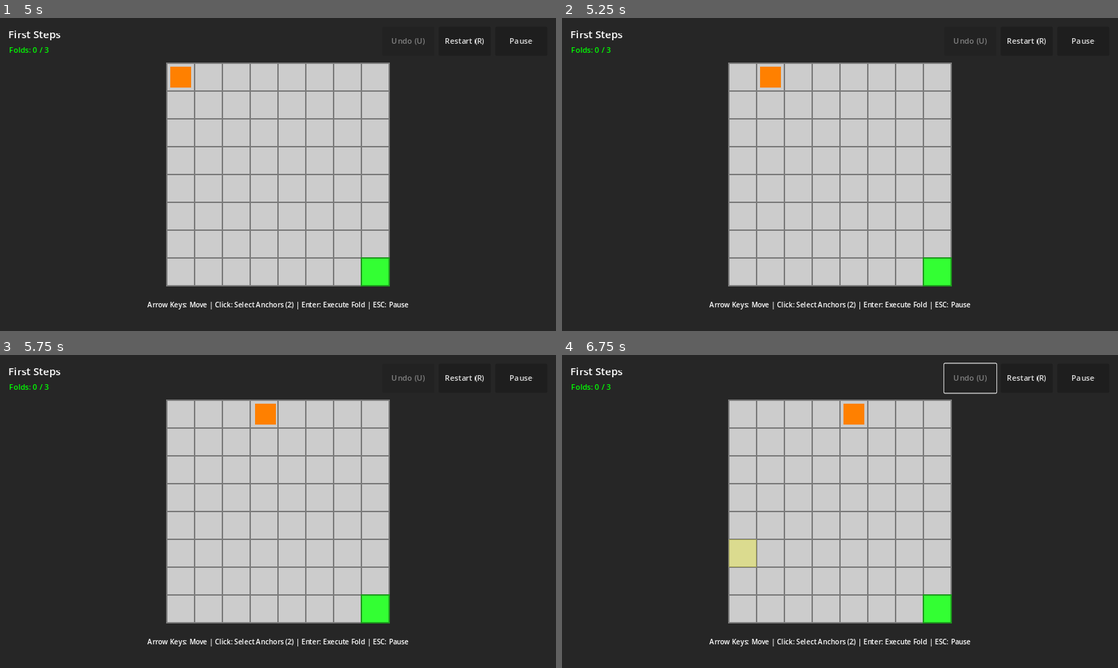
Above: before the commit, frames 1-4 (two rows, left to right).
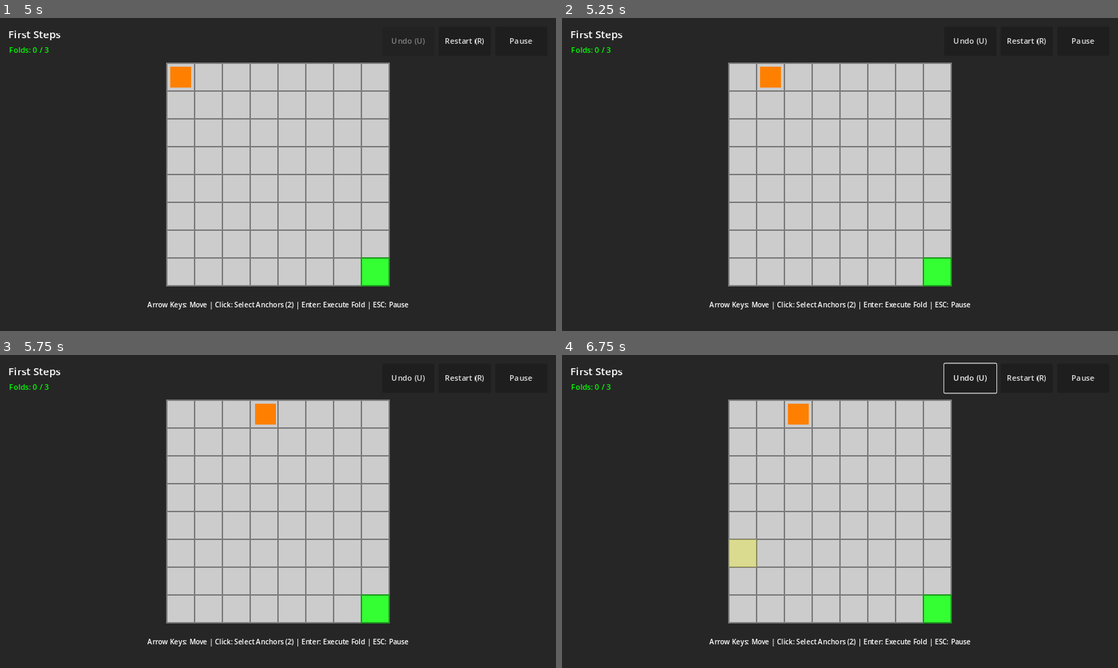
Above: after the commit, the same moments.

Repository: absent-mynd/puzzle
Game: Godot game, scene res://scenes/ui/MainMenu.tscn
The game is run twice, just before and just after one commit, with the same random seed, the same clock (stepped at 60 frames per second) and the same inputs.
Inputs (mouse positions are in pixels of both pictures, inside the frame that each line leads up to):
- Up to frame 1 (5 s): click "Play Campaign" at 0.5 s; click "Restart (R)" at 1.25 s; click "Restart (R)" at 2 s; click "Restart (R)" at 2.75 s; click "Pause" at 3.5 s; click "Restart Level" at 4.25 s
- Up to frame 2 (5.25 s): tap Enter (ui_accept) at 5 s; move the mouse to (962, 158) at 5.02 s; hold Right (ui_right) from 5.03 s (still down); hold Shift from 5.03 s (still down); click (962, 158) at 5.17 s
- Up to frame 3 (5.75 s): keep holding Right (ui_right); keep holding Shift; tap Enter (ui_accept) at 5.27 s
- Up to frame 4 (6.75 s): release Right (ui_right) at 5.75 s; release Shift at 5.75 s; click (967, 376) at 5.75 s, where only the run after the commit has a clickable "Undo (U)"; tap Enter (ui_accept) at 6.5 s; drag from (728, 527) to (812, 574) at 6.52 s

Frame 1 is identical in both runs. In frame 2, less than 0.1% of the frame differs, in the area x 70-77%, y 6-9%; in frame 3, less than 0.1%; in frame 4, 0.5%, in the area x 40-77%, y 6-23%.

Commit message:
Implement player move tracking in undo system (Phase 6 Task 7)
Add player movement into the action history so moves can be undone along with folds.

Changes:
1. Player.gd:
   - Add position_changed signal that emits (old_pos, new_pos) on successful move
   - Emit signal in execute_move() to track position changes

2. MainScene.gd:
   - Connect player.position_changed signal to _on_player_position_changed()
   - Add _on_player_position_changed() handler that records move actions
   - Implement move undo in _on_undo_requested() to restore player position
   - Update HUD undo button state when moves are tracked/undone

Behavior:
- Sequential undo (button/keyboard 'U') now fully reverses both folds AND moves
- Moves are tracked in ActionHistory with old/new positions
- Undo restores exact player position and updates visual immediately
- All existing fold undo behavior preserved

All 571 tests passing (568 passing, 3 risky/pending - pre-existing)

Diff:
--- a/scenes/MainScene.gd
+++ b/scenes/MainScene.gd
@@ -60,6 +60,7 @@
 
 		# Connect to player signals
 		player.goal_reached.connect(_on_player_goal_reached)
+		player.position_changed.connect(_on_player_position_changed)  # Phase 6 Task 7
 
 	# Initialize GUI
 	setup_gui()
@@ -125,6 +126,25 @@
 		player.input_enabled = false
 
 	show_win_ui()
+
+
+## Handle player position changes (Phase 6 Task 7 - Undo System)
+## Records move actions in ActionHistory for sequential undo
+func _on_player_position_changed(old_pos: Vector2i, new_pos: Vector2i) -> void:
+	if not action_history:
+		return
+
+	# Record the move action in action history
+	var move_action = {
+		"action_type": "move",
+		"old_position": old_pos,
+		"new_position": new_pos
+	}
+	action_history.push_action(move_action)
+
+	# Update undo button state
+	if hud:
+		hud.set_can_undo(action_history.can_undo())
 
 
 ## Set up GUI components
@@ -232,11 +252,27 @@
 				print("Cannot undo fold %d - it's blocked by newer folds" % fold_id)
 
 		"move":
-			# Future: Handle player movement undo
-			print("Move undo not yet implemented")
-			# Update undo button state
-			if hud:
-				hud.set_can_undo(action_history.can_undo())
+			# Phase 6 Task 7: Handle player movement undo
+			if player and action.has("old_position"):
+				var old_pos = action["old_position"]
+				player.grid_position = old_pos
+
+				# Update player's visual position
+				var target_cell = grid_manager.get_cell(old_pos)
+				if target_cell:
+					player.target_position = grid_manager.to_global(target_cell.get_center())
+					player.global_position = player.target_position
+
+				# Update undo button state
+				if hud:
+					hud.set_can_undo(action_history.can_undo())
+				print("Move undo successful! Player moved back to %s" % old_pos)
+			else:
+				print("Cannot undo move - missing action data")
+				# Push action back if undo failed
+				action_history.push_action(action)
+				if hud:
+					hud.set_can_undo(action_history.can_undo())
 
 		_:
 			print("Unknown action type: %s" % action["action_type"])
--- a/scripts/core/Player.gd
+++ b/scripts/core/Player.gd
@@ -14,6 +14,10 @@
 
 ## Emitted when player reaches a goal cell
 signal goal_reached
+
+## Emitted when player moves to a new grid position (Phase 6 Task 7 - Undo System)
+## Parameters: old_position: Vector2i, new_position: Vector2i
+signal position_changed(old_position: Vector2i, new_position: Vector2i)
 
 ## Properties
 
@@ -146,6 +150,9 @@
 ## Execute the move to new grid position
 ## @param new_grid_pos: New grid position to move to
 func execute_move(new_grid_pos: Vector2i) -> void:
+	# Record old position for undo system
+	var old_position = grid_position
+
 	# Update grid position
 	grid_position = new_grid_pos
 
@@ -156,6 +163,9 @@
 		return
 
 	target_position = grid_manager.to_global(target_cell.get_center())
+
+	# Emit position changed signal for undo system (Phase 6 Task 7)
+	position_changed.emit(old_position, new_grid_pos)
 
 	# Start movement animation
 	start_move_tween()
